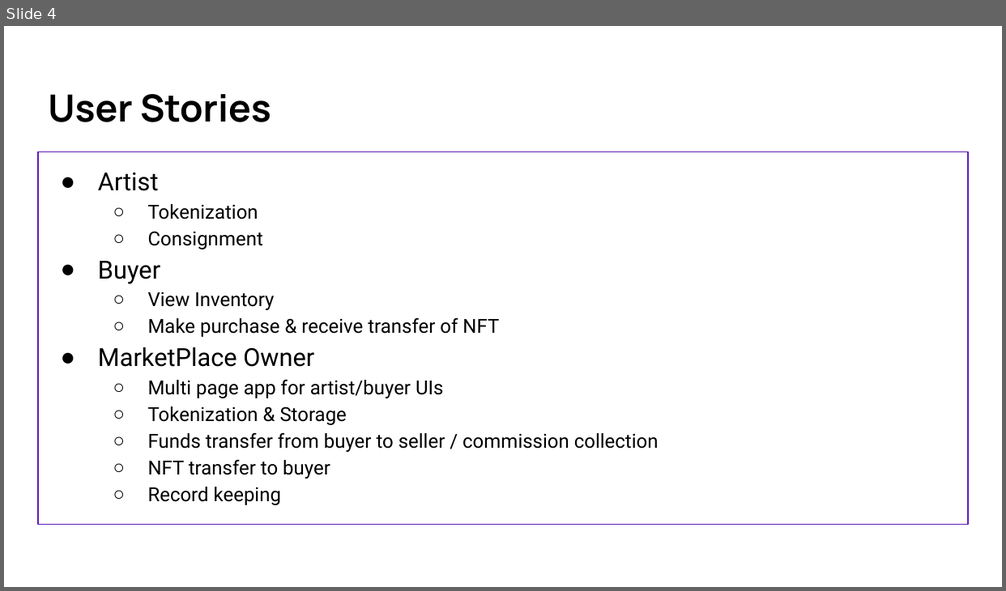
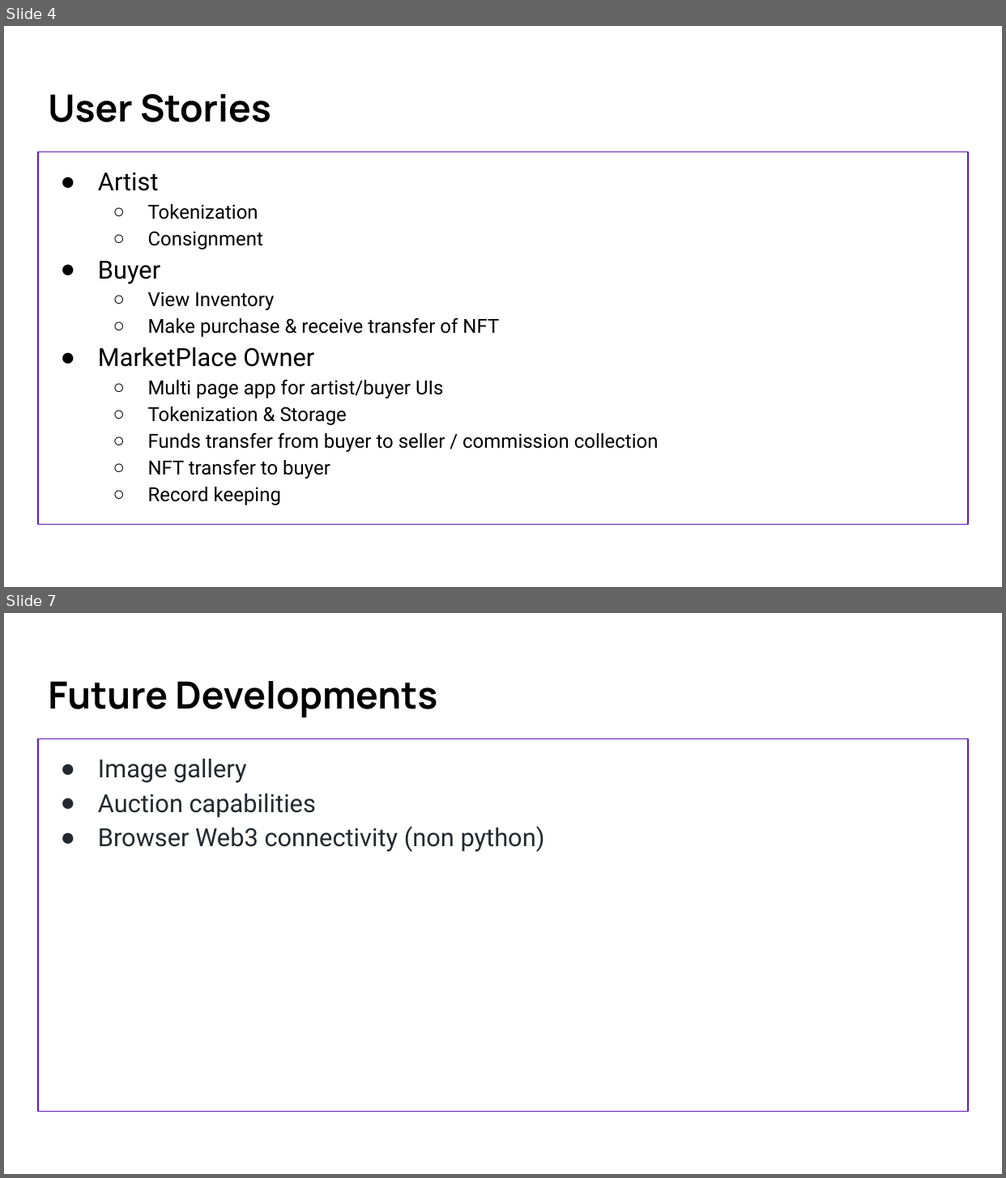
Before and after one commit to oneor11/nft-marketplace, a slide deck: Presentation/blockheads-presentation.pptx. Shown one above the other, each under a label of ours: slide 4 before the commit, slides 4 and 7 after it; the slides between them are not shown. The pictures are 1006x591 and 1006x1178 pixels, drawn with LibreOffice and Linux fonts; fonts in the diff are those of the drawing. Boxes give left, top, right and bottom in pixels: in the first picture for what was removed or moved away, otherwise in the second. Text is boxed around its words. In the diff, an @@ line names an element or a change of style, - is before the commit and + after.

```diff
--- a/Presentation/blockheads-presentation.pptx
+++ b/Presentation/blockheads-presentation.pptx
@@ slide 7 added at (x1=4, y1=613, x2=1002, y2=1174), background #FFFFFF @@
@@ title added at (x1=48, y1=681, x2=437, y2=717), 27 pt, text #000000, bold @@
+Future Developments
@@ text added at (x1=38, y1=739, x2=968, y2=1112), outline #611BB8 0.75 pt, 18 pt, text #24292F @@
+● Image gallery
+● Auction capabilities
+● Browser Web3 connectivity (non python)
```
Also in this commit, not shown: 3 other slides added, 1 slide removed.
